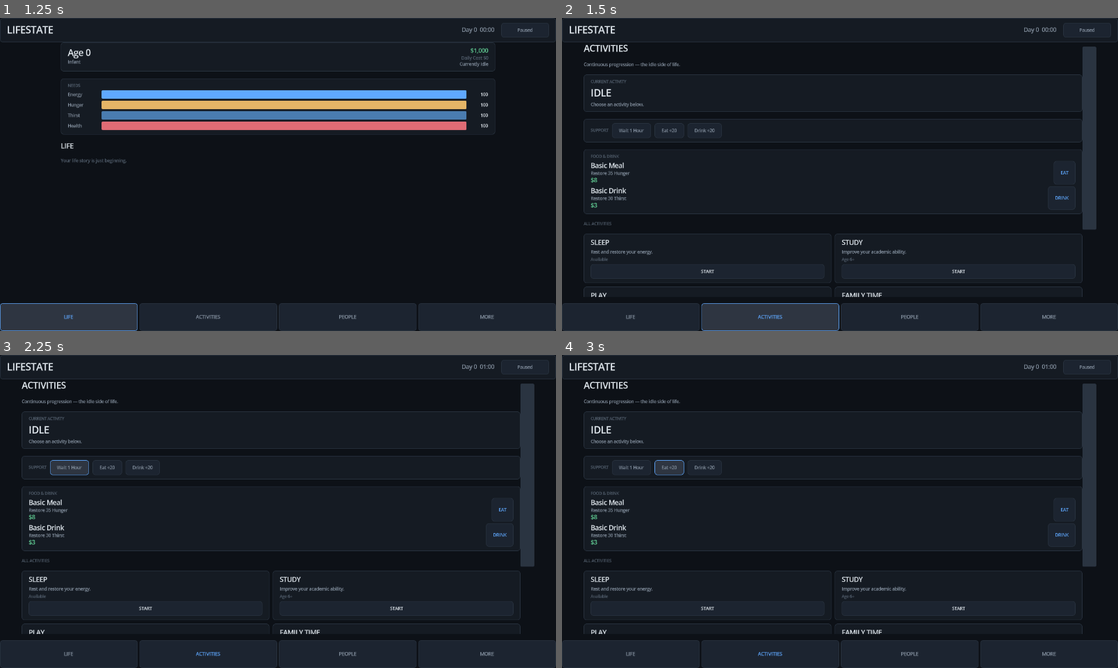
Above: before the commit, frames 1-4 (two rows, left to right).
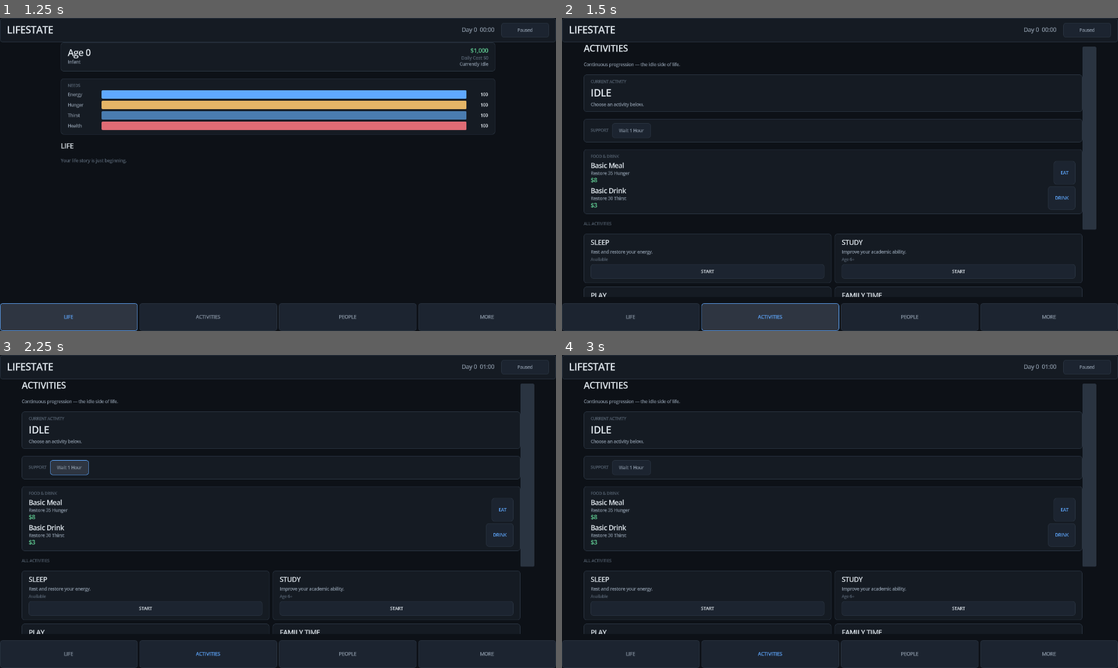
Above: after the commit, the same moments.

Repository: AimJax/LIFESTATE
Game: Godot game, scene res://scenes/Main.tscn
The game is run twice, just before and just after one commit, with the same random seed, the same clock (stepped at 60 frames per second) and the same inputs.
Inputs (mouse positions are in pixels of both pictures, inside the frame that each line leads up to):
- Up to frame 1 (1.25 s): click "LIFE" at 0.5 s
- Up to frame 2 (1.5 s): click "ACTIVITIES" at 1.25 s
- Up to frame 3 (2.25 s): click "Wait 1 Hour" at 2 s
- Up to frame 4 (3 s): click (667, 467) at 2.75 s, where only the run before the commit has a clickable "Eat +20"

Frame 1 is identical in both runs. In frame 2, less than 0.1% of the frame differs, in the area x 16-29%, y 33-39%; in frame 3, less than 0.1%; in frame 4, 0.3%.

Commit message:
Remove free food and drink bypass

Diff:
--- a/Lifestate.Godot/scripts/ui/screens/ScreenActivities.gd
+++ b/Lifestate.Godot/scripts/ui/screens/ScreenActivities.gd
@@ -92,22 +92,12 @@
 	)
 	row.add_child(wait_button)
 
-	var eat_button := UiTheme.button("Eat +20", UiTheme.TEXT_SECONDARY, UiTheme.BUTTON_HEIGHT_SMALL)
-	eat_button.pressed.connect(func() -> void:
-		_service.player.eat(20)
-		refresh()
-	)
-	row.add_child(eat_button)
-
-	var drink_button := UiTheme.button("Drink +20", UiTheme.TEXT_SECONDARY, UiTheme.BUTTON_HEIGHT_SMALL)
-	drink_button.pressed.connect(func() -> void:
-		_service.player.drink(20)
-		refresh()
-	)
-	row.add_child(drink_button)
-
 	# Support actions are gameplay mutations: they must die with the player.
-	_support_buttons = [wait_button, eat_button, drink_button]
+	# Hunger/Thirst restoration is intentionally NOT free here: normal
+	# player-facing restoration goes through the paid FOOD & DRINK section
+	# below (PlayerState.purchase_consumable). eat()/drink() remain domain
+	# primitives for purchases, God Mode and tests — never normal UI.
+	_support_buttons = [wait_button]
 
 
 ## Instant paid consumables: bought and consumed at once, advancing zero
--- a/Lifestate.Godot/tests/run_ui_checks.gd
+++ b/Lifestate.Godot/tests/run_ui_checks.gd
@@ -344,29 +344,51 @@
 	_harness.check("People shows a derived parent age", mother_age.text.contains("Age "), mother_age.text)
 	_harness.check("parent age is not the newborn default", mother_age.text != "Mother · Age 28", mother_age.text)
 
-	# Food & drink through the real Activities UI.
+	# Food & drink through the real Activities UI. The obsolete free controls
+	# must be gone: no visible button may restore Hunger/Thirst for free.
 	_main.go_to("activities")
 	var activities = _main._screens["activities"]
+	var host: Control = _main.get_node("Layout/ScreenHost")
+	_harness.check("no free Eat control exists",
+		_find_text_control(_main._screen_roots["activities"], "Eat +20") == null)
+	_harness.check("no free Drink control exists",
+		_find_text_control(_main._screen_roots["activities"], "Drink +20") == null)
 	var eat_button: Button = activities._food_buttons["basic_meal"]
 	var drink_button: Button = activities._food_buttons["basic_drink"]
 	_harness.eq_string("meal button reads EAT", eat_button.text, "EAT")
 	_harness.eq_string("drink button reads DRINK", drink_button.text, "DRINK")
+	var eat_rect := _visible_rect(eat_button, host)
+	_harness.check("EAT button has non-zero visible geometry",
+		eat_rect.size.x > 0.0 and eat_rect.size.y > 0.0, "%s" % eat_rect)
+	var drink_rect := _visible_rect(drink_button, host)
+	_harness.check("DRINK button has non-zero visible geometry",
+		drink_rect.size.x > 0.0 and drink_rect.size.y > 0.0, "%s" % drink_rect)
+	var wait_rect := _visible_rect(_find_text_control(_main._screen_roots["activities"], "Wait 1 Hour"), host)
+	_harness.check("Wait 1 Hour remains visible",
+		wait_rect.size.x > 0.0 and wait_rect.size.y > 0.0, "%s" % wait_rect)
 	var feedback: Label = _main.get_node("Layout/FeedbackLabel")
-	player.money = 100
+	player.money = 20
 	player.debug_set_hunger(40)
-	player.debug_set_thirst(20)
 	eat_button.pressed.emit()
-	_harness.eq_int("UI meal charges $8", player.money, 92)
+	_harness.eq_int("UI meal charges $8", player.money, 12)
 	_harness.eq_int("UI meal restores hunger", player.hunger, 75)
+	_harness.eq_int("UI meal counted", player.economy.meals_purchased, 1)
 	_harness.eq_string("UI meal feedback", feedback.text, "Ate Basic Meal for $8.")
+	player.debug_set_thirst(40)
 	drink_button.pressed.emit()
-	_harness.eq_int("UI drink charges $3", player.money, 89)
-	_harness.eq_int("UI drink restores thirst", player.thirst, 50)
+	_harness.eq_int("UI drink charges $3", player.money, 9)
+	_harness.eq_int("UI drink restores thirst", player.thirst, 70)
+	_harness.eq_int("UI drink spending totals", player.economy.food_drink_spent, 11)
+	_harness.eq_int("UI drink counted", player.economy.drinks_purchased, 1)
 	_harness.eq_string("UI drink feedback", feedback.text, "Drank Basic Drink for $3.")
 	player.money = 7
+	player.debug_set_hunger(40)
+	var spent_before: int = player.economy.food_drink_spent
 	eat_button.pressed.emit()
 	_harness.eq_string("UI shortfall feedback", feedback.text, "Not enough money.")
 	_harness.eq_int("UI shortfall keeps money", player.money, 7)
+	_harness.eq_int("UI shortfall keeps hunger", player.hunger, 40)
+	_harness.eq_int("UI shortfall keeps spending", player.economy.food_drink_spent, spent_before)
 	_main.go_to("economy")
 	var economy_screen = _main._screens["economy"]
 	_harness.eq_string("Economy shows food spending",
